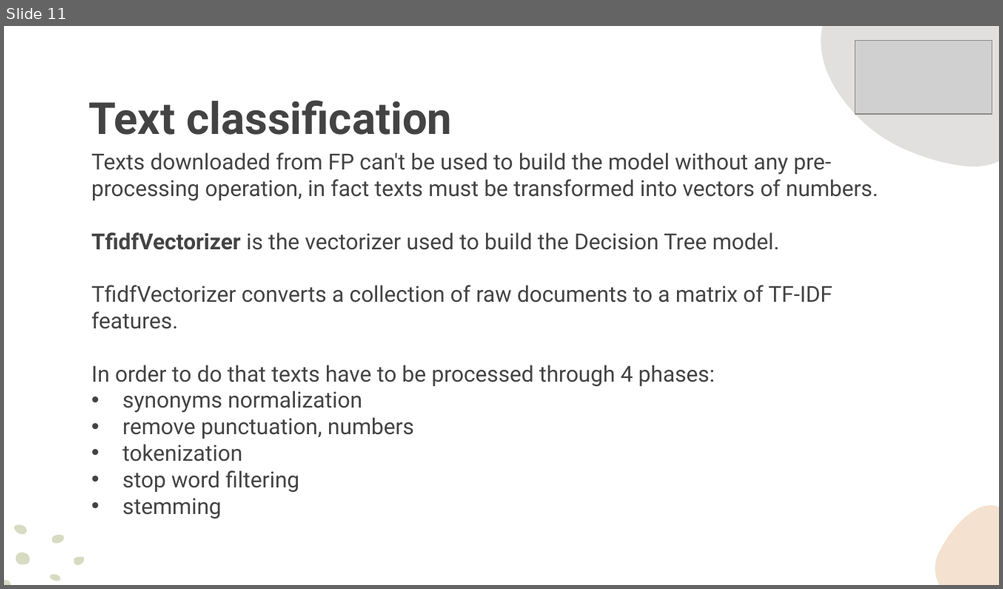
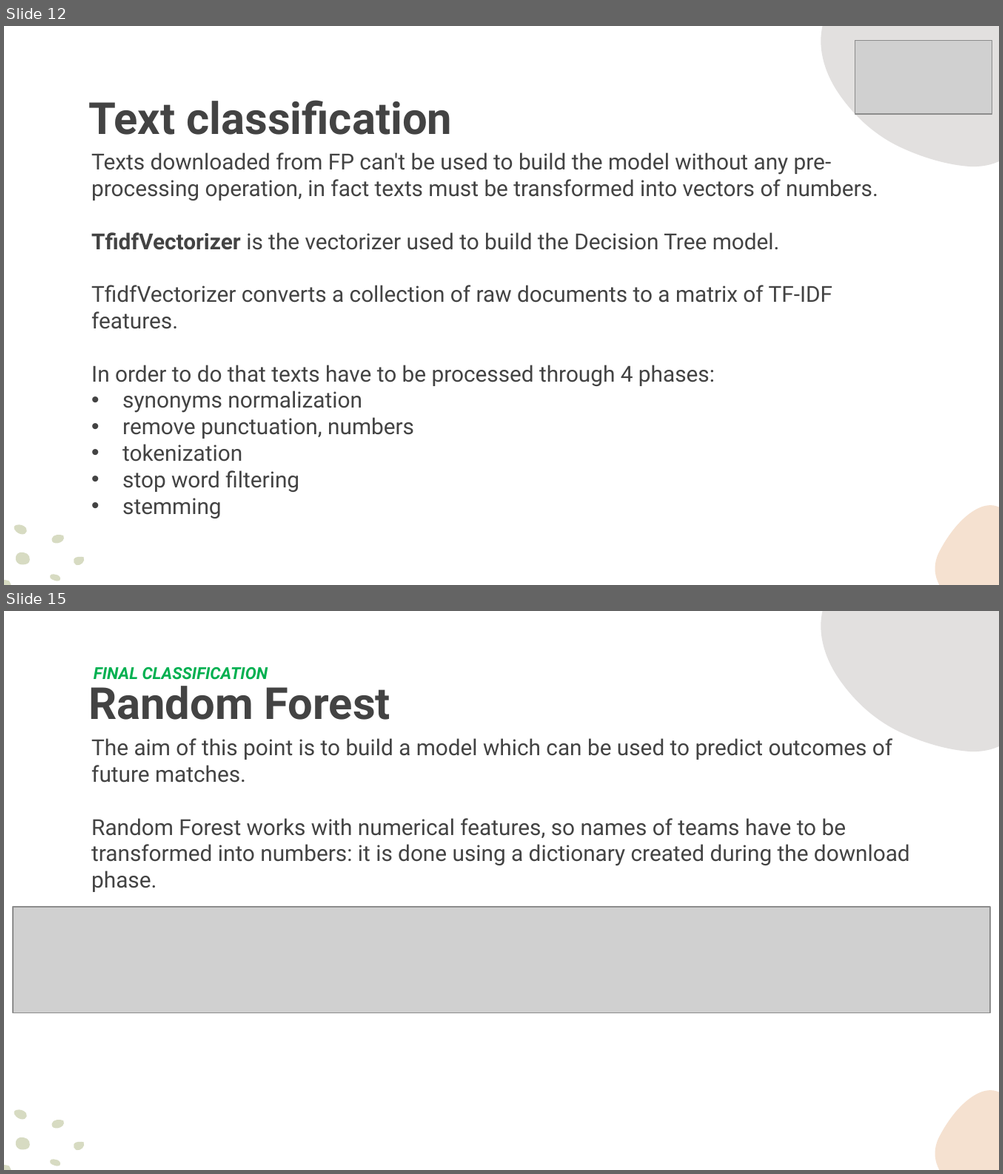
Before and after one commit to Malesone/The-winner-of-the-next-game, a slide deck: Presentation.pptx. Shown one above the other, each under a label of ours: slide 11 before the commit, slides 12 and 15 after it; the slides between them are not shown. The pictures are 1003x589 and 1003x1174 pixels, drawn with LibreOffice and Linux fonts; fonts in the diff are those of the drawing; grey boxes stand for pictures; background and template pictures are left out. Boxes give left, top, right and bottom in pixels: in the first picture for what was removed or moved away, otherwise in the second. Text is boxed around its words. In the diff, an @@ line names an element or a change of style, - is before the commit and + after.

```diff
--- a/Presentation.pptx
+++ b/Presentation.pptx
@@ slide 15 added at [4, 611, 999, 1170], background picture (left out); not listed: 2 template elements that a slide beside it also shows @@
@@ text added at [94, 667, 268, 680], 12 pt, text #00B050, bold, italic @@
+FINAL CLASSIFICATION
@@ text added at [88, 678, 390, 720], 32 pt, text #434343, bold @@
+Random Forest
@@ text added at [91, 738, 910, 892], 16 pt, text #434343 @@
+The aim of this point is to build a model which can be used to predict outcomes of future matches.
+Random Forest works with numerical features, so names of teams have to be transformed into numbers: it is done using a dictionary created during the download phase.
@@ picture added at [13, 908, 990, 1014] @@
@@ group added at [4, 1105, 88, 1170]: 6 freeform shapes @@
@@ what was slide 11 is now slide 12 @@
```
Also in this commit, not shown: 6 slides changed, 3 other slides added, 1 slide removed, 1 other file.
